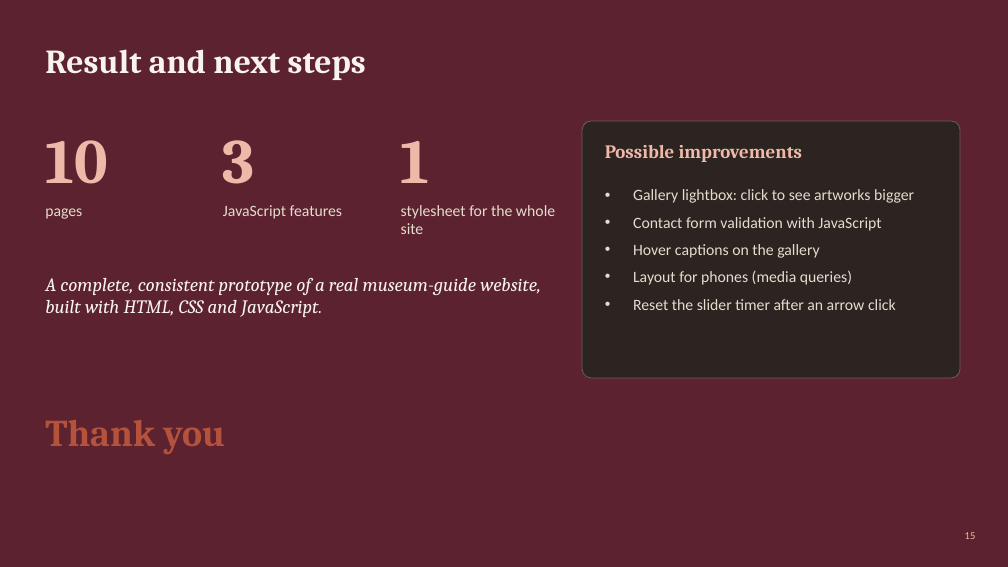
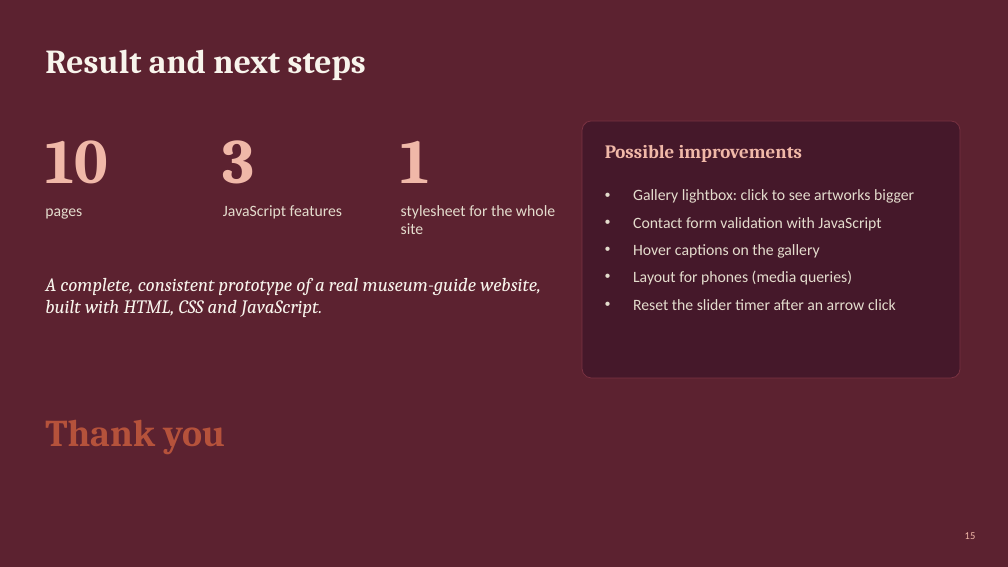
Before and after one commit to Kntouanoglou/Claude, a slide deck: slide 15 of artwalk-florence/presentation/ArtWalk-Florence-Presentation.pptx. Drawn at 1008x567 pixels with LibreOffice and Linux fonts; fonts in the diff are those of the drawing. Boxes give left, top, right and bottom in pixels: in the first picture for what was removed or moved away, otherwise in the second. Text is boxed around its words. In the diff, an @@ line names an element or a change of style, - is before the commit and + after.

```diff
--- a/artwalk-florence/presentation/ArtWalk-Florence-Presentation.pptx
+++ b/artwalk-florence/presentation/ArtWalk-Florence-Presentation.pptx
@@ rounded rectangle at (582,121,960,378): fill #2B2420 to #45182A; outline #6B5F57 0.75 pt to #7A3242 0.75 pt @@
```
Also in this commit, not shown: 1 other slide changed.
